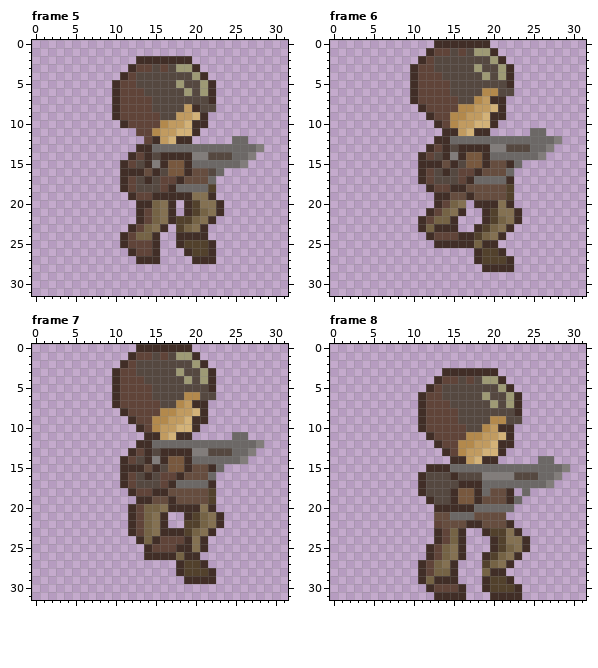
Pixel-art file, stored at Game Sprites/With new color/Sprite With Animation/Fixed/Jump/character - Jump.aseprite. Above, as it was before the edit.
32x32 pixels, 9 frames. Shown: frame 5, frame 6, frame 7, frame 8. The commit also changed other frames, which this record leaves out.
New version:
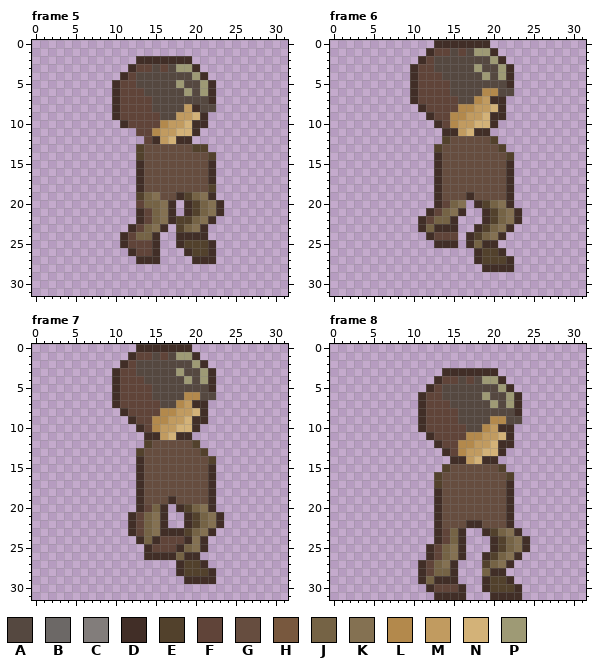
Palette (. is transparent): A #554840  B #6c6866  C #827d7b  D #412e27  E #52412c  F #604439  G #664d3f  H #78583e  J #756345  K #847152  L #b3894c  M #c19b60  N #d3b278  P #9e9a75
Difference:
layer "Character 1/Left Hand" now hidden
layer "Character 1/Weapon" now hidden
layer "Character 1/Right Hand" now hidden
--- frame 5
@@ x 9..30 @@
 11 ....FFLMMNND..........
-12 .....FDMNDD.....BB....
-13 ....DDBBBBBBBBBBBBBC..
-14 ...DFDADDDDCCAAABBC...
-15 ..DFADCDHHDBBBBBBC....
-16 ..DDDGDAHHDGGAB.......
-17 ..DFADAFFDGGGB........
-18 ..DFAAAFDBBBBE........
-19 ...DFFDDDDDKKD........
-20 ....DDJKD.DEKKD.......
+12 .....FDMNDD...........
+13 ....EGGGGGGEE.........
+14 ....EGGGGGGGGE........
+15 ....DGGGGGGGGD........
+16 ....DGGGGGGGGD........
+17 ....DGGGGGGGGD........
+18 ....DGGGGGGGGE........
+19 ....EJKGGDEJKD........
+20 ....FJJKD.DEJKD.......
 21 ....DFJKD.DEJKD.......
--- frame 6
@@ x 9..30 @@
 10 ....DFLMMNND..........
-11 .....DDMNDD.....BB....
-12 ....DDBBBBBBBBBBBBBC..
-13 ...DFDADDDDCCAAABBC...
-14 ..DFADCDHHDBBBBBBC....
-15 ..DDDGDAHHDGGDB.......
-16 ..DFADAFFDGGGB........
-17 ..DFAAAFDBBBBD........
-18 ...DFFDDGGGGGE........
-19 ....DDGGDGGGGE........
-20 ....DFJK.DDDKD........
-21 ...DFJKD..DEKKD.......
+11 .....DDMNDD...........
+12 .....EGGGGGE..........
+13 ....EGGGGGGGE.........
+14 ....DGGGGGGGGE........
+15 ....DGGGGGGGGD........
+16 ....DGGGGGGGGD........
+17 ....DGGGGGGGGD........
+18 ....DGGGGGGGGD........
+19 ....DGGGDGGGGD........
+20 ....DFJK.DEJKD........
+21 ...DFJKD..DEJKD.......
 22 ..DFJJD...DEJKD.......
 23 ..DJDDD..DEJKD........
-24 ...DFFFDDEJKD.........
-25 ....DDDDDJDD..........
+24 ...DFFF.DEJKD.........
+25 ....DDD.DJDD..........
 26 .........DEED.........
--- frame 7
@@ x 9..30 @@
 10 ....DFLMMNND..........
-11 .....DDMNDD.....BB....
-12 ....DDBBBBBBBBBBBBBC..
-13 ...DFDADDDDCCAAABBC...
-14 ..DFADCDHHDBBBBBBC....
-15 ..DDDGDAHHDGGDB.......
-16 ..DFADAFFDGGGB........
-17 ..DFAAAFDBBBBD........
-18 ...DFFDDGGGGGE........
-19 ....DDGGDGGGGE........
-20 ...DFJJKDDDDKD........
+11 .....DDMNDD...........
+12 .....EGGGGGE..........
+13 ....EGGGGGGGE.........
+14 ....DGGGGGGGGE........
+15 ....DGGGGGGGGD........
+16 ....DGGGGGGGGD........
+17 ....DGGGGGGGGD........
+18 ....DGGGGGGGGD........
+19 ....DGGGDGGGGD........
+20 ....DFJD.DEJKD........
 21 ...DFJKD..DEJKD.......
-22 ...DFJKD..EEJKD.......
+22 ...DFJKD..DEJKD.......
 23 ...DFJKDDDEJKD........
 24 ....DJDFFFDKD.........
-25 .....DFFFDDKD.........
+25 .....DFFFDJKD.........
 26 .....DDDDJDD..........
--- frame 8
@@ x 0..31 @@
 13 ..............DFLMMNND..........
-14 ...............DDMNDD.....BB....
-15 ............DDDBBBBBBBBBBBBBBC..
-16 ...........DAAADAAACCCCAAABBC...
-17 ...........DAAAADDDBBBBBBBBC....
-18 ...........DAAADHHDBGGD.B.......
-19 ............DAADHHDGGGDB........
-20 .............DDDDDBBBBB.........
-21 .............GGBBBGGGG..........
-22 .............FGGGDDGGGD.........
-23 .............DFJD..DEEKD........
-24 .............DFJD...DEKKD.......
+14 ...............DDMNDD...........
+15 ..............EGGGGGGE..........
+16 .............EGGGGGGGGE.........
+17 .............EGGGGGGGGD.........
+18 .............DGGGGGGGGD.........
+19 .............DGGGGGGGGD.........
+20 .............DGGGGGGGGD.........
+21 .............DGGGGGGGGD.........
+22 .............DGGGDDGGGD.........
+23 .............DFJD..DEJKD........
+24 .............DFJD...DEJKD.......
 25 ............DFJKD...DEJKD.......
Changed places in both pictures, as pixel boxes (x1, y1, x2, y2):
changed: (120, 136, 264, 208)
changed: (418, 128, 562, 216)
erased: (458, 232, 466, 248)
changed: (120, 432, 264, 552)
changed: (418, 456, 570, 544)
